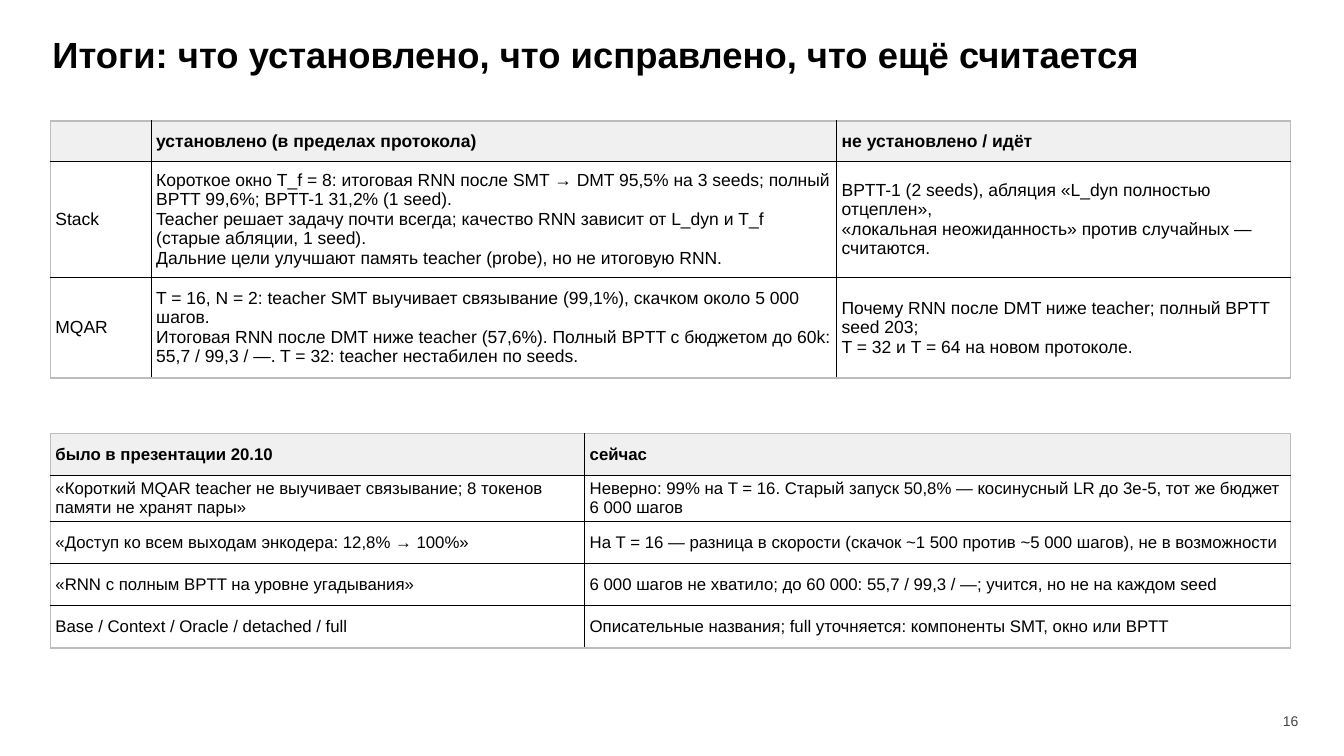
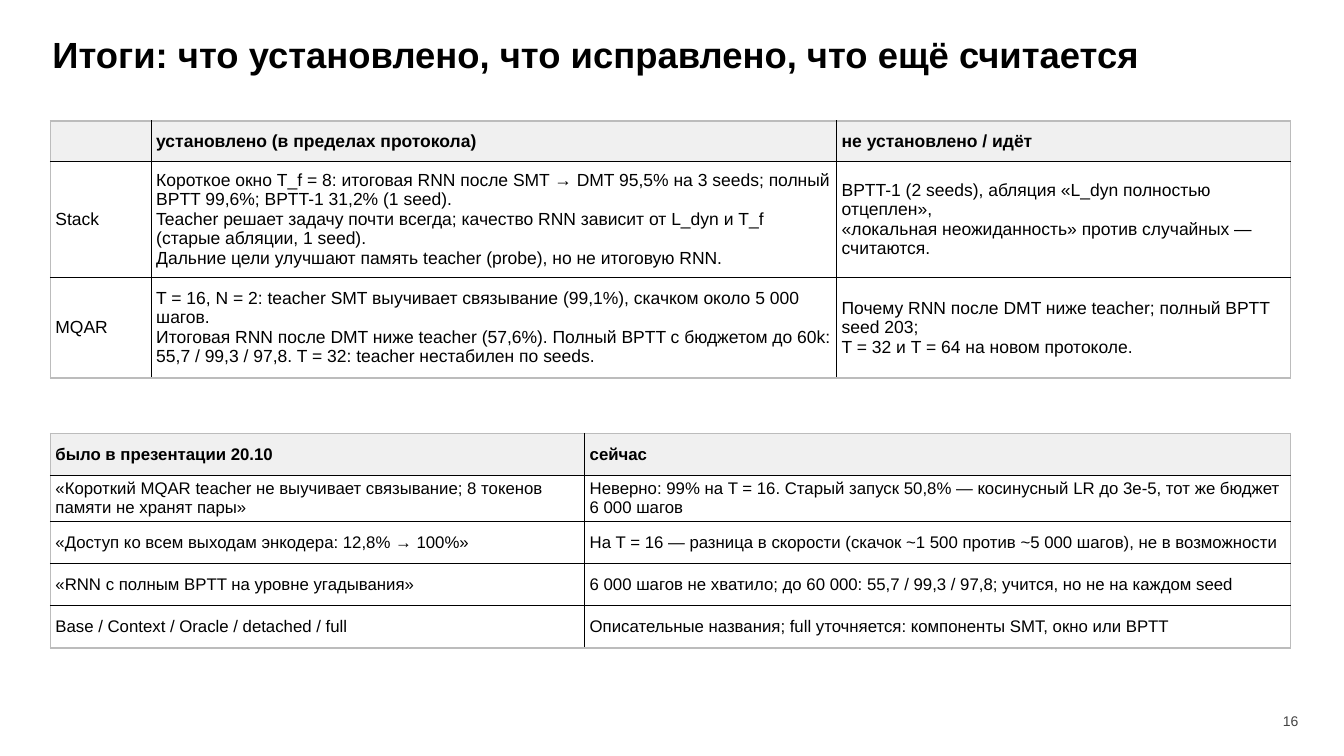
Before and after one commit to RomadovaIrina/smtMemUp, a slide deck: slide 16 of deck/SMT_MemUP_2026-10-26.pptx. Drawn at 1344x756 pixels with LibreOffice and Linux fonts; fonts in the diff are those of the drawing. Boxes give left, top, right and bottom in pixels: in the first picture for what was removed or moved away, otherwise in the second. Text is boxed around its words. In the diff, an @@ line names an element or a change of style, - is before the commit and + after.

```diff
--- a/deck/SMT_MemUP_2026-10-26.pptx
+++ b/deck/SMT_MemUP_2026-10-26.pptx
@@ table at <box>50,121,1291,378</box> @@
-row 3, column 2: T = 16, N = 2: teacher SMT выучивает связывание (99,1%), скачком около 5 000 шагов. / Итоговая RNN после DMT ниже teacher (57,6%). Полный BPTT с бюджетом до 60k: 55,7 / 99,3 / —. T = 32: teacher нестабилен по seeds.
+row 3, column 2: T = 16, N = 2: teacher SMT выучивает связывание (99,1%), скачком около 5 000 шагов. / Итоговая RNN после DMT ниже teacher (57,6%). Полный BPTT с бюджетом до 60k: 55,7 / 99,3 / 97,8. T = 32: teacher нестабилен по seeds.
@@ table at <box>50,434,1291,645</box> @@
-row 4, column 2: 6 000 шагов не хватило; до 60 000: 55,7 / 99,3 / —; учится, но не на каждом seed
+row 4, column 2: 6 000 шагов не хватило; до 60 000: 55,7 / 99,3 / 97,8; учится, но не на каждом seed
```
Also in this commit, not shown: 5 other slides changed, 5 other files.
